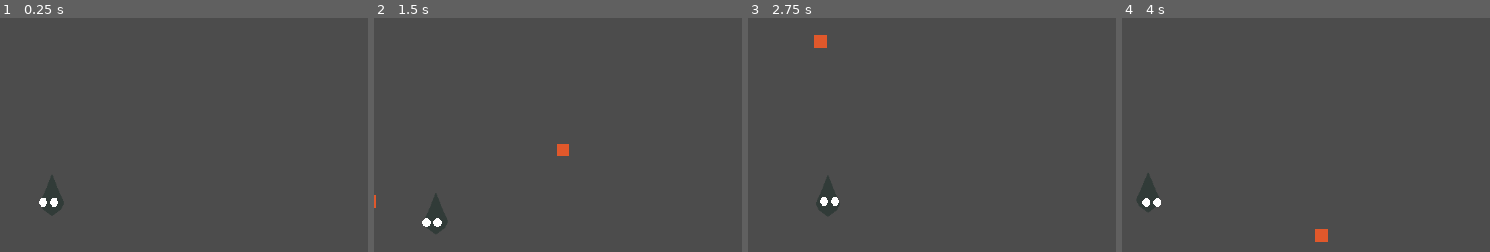
Above: before the commit, frames 1-4 (left to right).
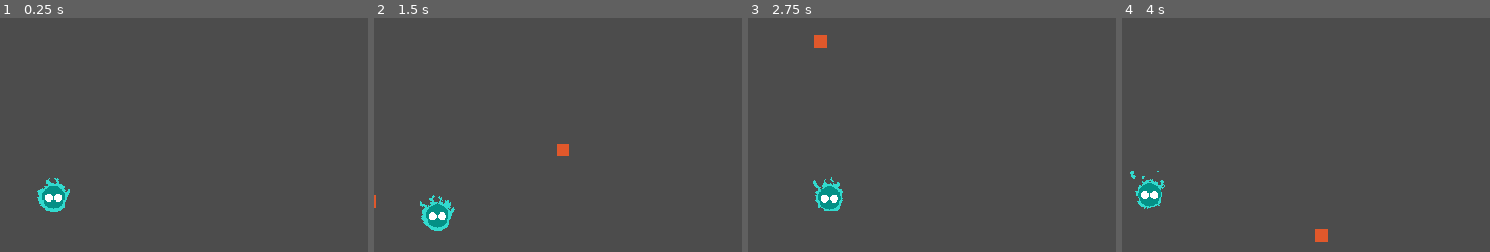
Above: after the commit, the same moments.

Repository: quiet-night-studio/redemption
Game: Godot game, scene res://scenes/Level.tscn
Two runs of this game, one before a commit and one after it. Both use one fixed random seed, a clock stepped at 60 frames per second and the inputs below.
Inputs (mouse positions are % of the whole screen's width and height, from its top left):
- Up to frame 1 (0.25 s): no input
- Up to frame 2 (1.5 s): tap Enter at 0.5 s; move the mouse to (78, 45) at 0.52 s; hold Right (ui_right) 0.53-1.28 s; click (78, 45) at 0.6 s; move the mouse to (32, 55) at 1.27 s; hold Down (ui_down) from 1.28 s (still down); click (32, 55) at 1.35 s
- Up to frame 3 (2.75 s): move the mouse to (65, 28) at 2.02 s; release Down (ui_down) at 2.03 s; hold Right (ui_right) from 2.03 s (still down); click (65, 28) at 2.1 s
- Up to frame 4 (4 s): move the mouse to (49, 70) at 2.77 s; release Right (ui_right) at 2.78 s; hold Up (ui_up) 2.78-3.53 s; click (49, 70) at 2.85 s; move the mouse to (87, 65) at 3.52 s; hold Left (ui_left) from 3.53 s (still down); click (87, 65) at 3.6 s
The pictures show only the part of the screen within x 47-97%, y 12-62%; the shares and areas given below are measured in that part.

The runs differ from the first frame. In frame 1, 0.9% of the frame differs, in the area x 10-20%, y 67-85%; in frame 2, 1.0%, in the area x 12-23%, y 75-93%; in frame 3, 0.8%; in frame 4, 0.8%.

Commit message:
add new animation

Diff:
--- a/scenes/Player.tscn
+++ b/scenes/Player.tscn
@@ -1,19 +1,26 @@
-[gd_scene load_steps=11 format=2]
+[gd_scene load_steps=18 format=2]
 
 [ext_resource path="res://scripts/Player.gd" type="Script" id=1]
-[ext_resource path="res://assets/koyama/moving-1.png" type="Texture" id=2]
+[ext_resource path="res://assets/koyama/koyama-10.png" type="Texture" id=2]
 [ext_resource path="res://scenes/Bullet.tscn" type="PackedScene" id=3]
 [ext_resource path="res://assets/sounds/Alone at Twilight 1.wav" type="AudioStream" id=4]
-[ext_resource path="res://assets/koyama/moving-2.png" type="Texture" id=5]
+[ext_resource path="res://assets/koyama/koyama-8.png" type="Texture" id=5]
 [ext_resource path="res://assets/koyama/eyes.png" type="Texture" id=6]
-[ext_resource path="res://assets/koyama/moving-3.png" type="Texture" id=7]
+[ext_resource path="res://assets/koyama/koyama-1.png" type="Texture" id=7]
+[ext_resource path="res://assets/koyama/koyama-3.png" type="Texture" id=8]
+[ext_resource path="res://assets/koyama/koyama-5.png" type="Texture" id=9]
+[ext_resource path="res://assets/koyama/koyama-9.png" type="Texture" id=10]
+[ext_resource path="res://assets/koyama/koyama-2.png" type="Texture" id=11]
+[ext_resource path="res://assets/koyama/koyama-6.png" type="Texture" id=12]
+[ext_resource path="res://assets/koyama/koyama-4.png" type="Texture" id=13]
+[ext_resource path="res://assets/koyama/koyama-7.png" type="Texture" id=14]
 
 [sub_resource type="SpriteFrames" id=3]
 animations = [ {
-"frames": [ ExtResource( 2 ), ExtResource( 5 ), ExtResource( 7 ), ExtResource( 5 ) ],
+"frames": [ ExtResource( 7 ), ExtResource( 11 ), ExtResource( 8 ), ExtResource( 13 ), ExtResource( 9 ), ExtResource( 12 ), ExtResource( 14 ), ExtResource( 5 ), ExtResource( 10 ), ExtResource( 2 ) ],
 "loop": true,
 "name": "default",
-"speed": 5.0
+"speed": 10.0
 } ]
 
 [sub_resource type="RectangleShape2D" id=1]
@@ -29,9 +36,11 @@
 [node name="AnimatedSprite" type="AnimatedSprite" parent="."]
 scale = Vector2( 0.941667, 0.941667 )
 frames = SubResource( 3 )
-frame = 1
+frame = 5
+playing = true
 
 [node name="Eyes" type="Sprite" parent="."]
+visible = false
 scale = Vector2( 0.941667, 0.941667 )
 texture = ExtResource( 6 )
 
--- a/scripts/Player.gd
+++ b/scripts/Player.gd
@@ -32,11 +32,6 @@
 	if Input.is_action_pressed('ui_up'):
 		velocity.y -= 1
 
-	if velocity != Vector2.ZERO:
-		$AnimatedSprite.play()
-	else:
-		$AnimatedSprite.stop()
-
 	# Make sure diagonal movement isn't faster.
 	velocity = velocity.normalized() * speed
 
Binary file added: assets/koyama/koyama-1.png
Not shown, added: assets/koyama/koyama-1.png.import
Binary file added: assets/koyama/koyama-10.png
Not shown, added: assets/koyama/koyama-10.png.import
Binary file added: assets/koyama/koyama-2.png
Not shown, changed: assets/koyama/koyama-2.png.import
Binary file added: assets/koyama/koyama-3.png
Not shown, added: assets/koyama/koyama-3.png.import
Binary file added: assets/koyama/koyama-4.png
Not shown, added: assets/koyama/koyama-4.png.import
Binary file added: assets/koyama/koyama-5.png
Not shown, added: assets/koyama/koyama-5.png.import
(and 12 more such lines)
